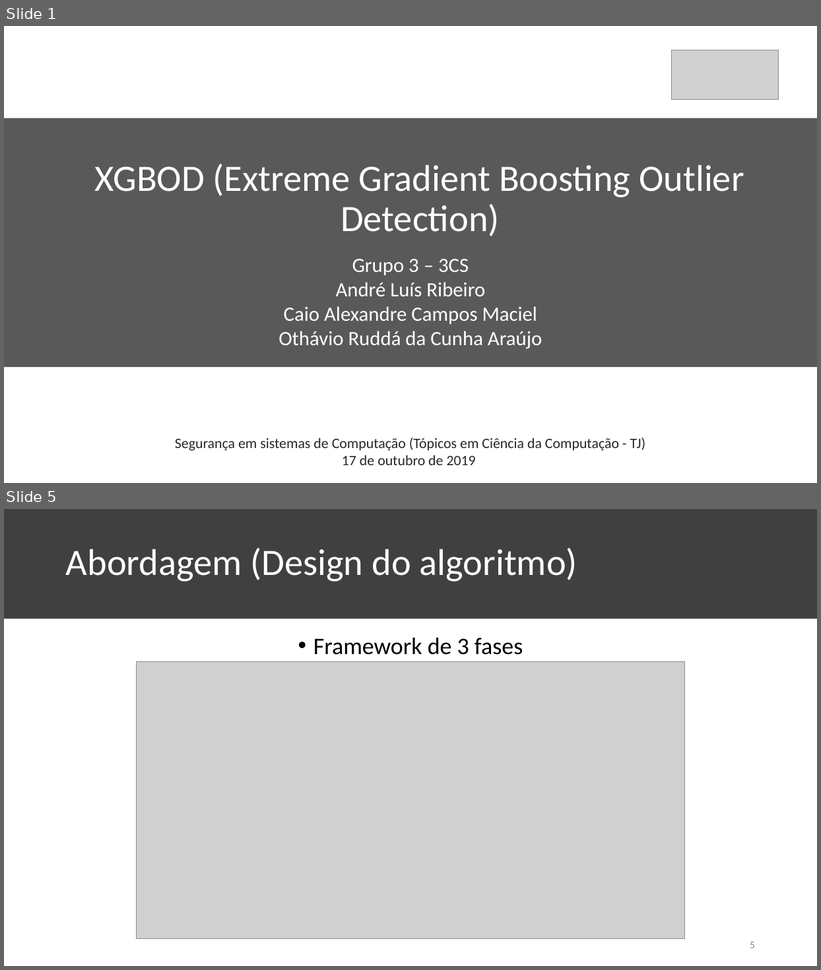
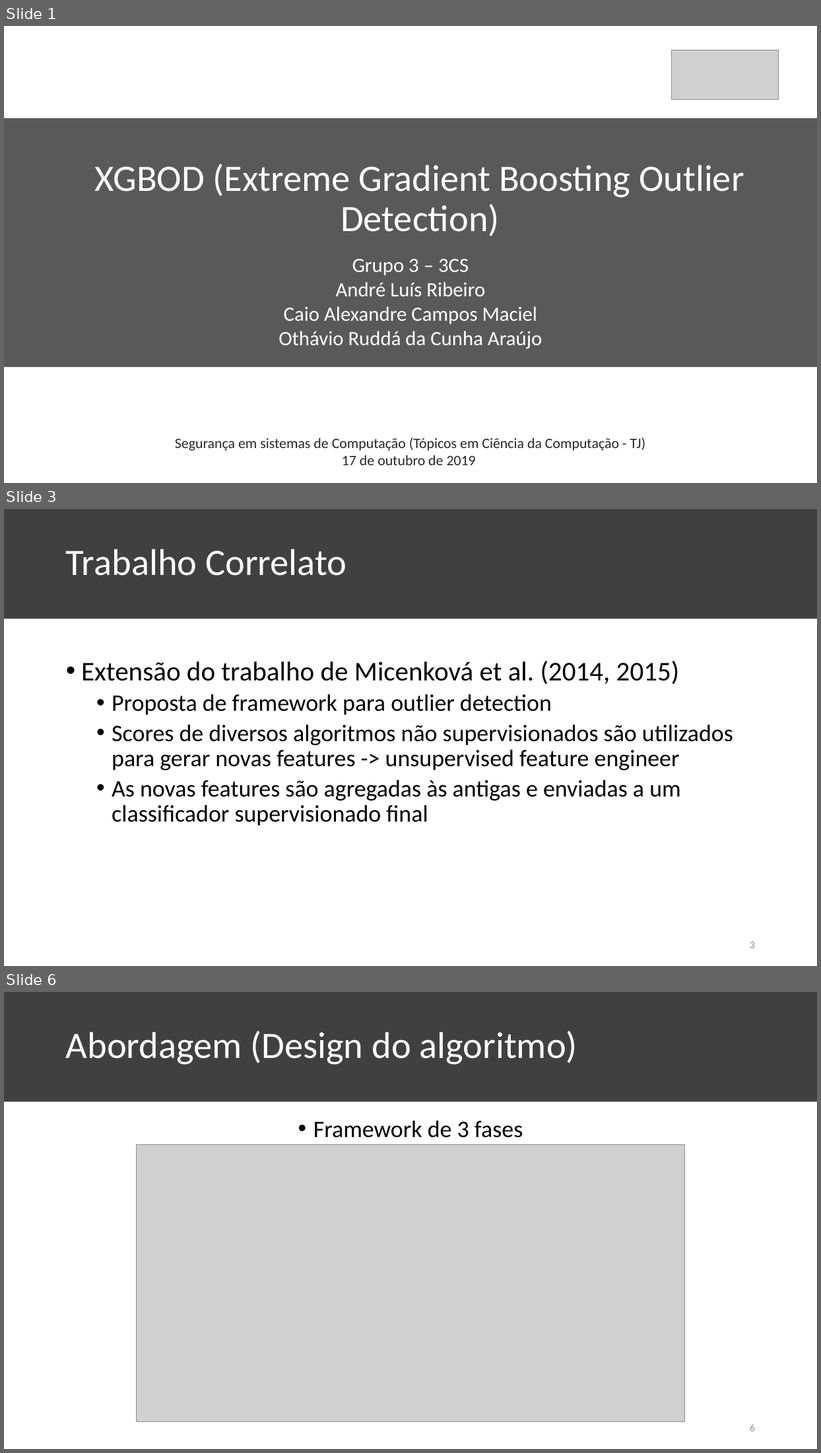
Before and after one commit to KaioAlex/DigitalSecurity, a slide deck: XGBOD-Seminar/XGBOD Seminar.pptx. Shown one above the other, each under a label of ours: slides 1 and 5 before the commit, slides 1, 3 and 6 after it; the slides between them are not shown. The pictures are 821x970 and 821x1453 pixels, drawn with LibreOffice and Linux fonts; fonts in the diff are those of the drawing; grey boxes stand for pictures. Boxes give left, top, right and bottom in pixels: in the first picture for what was removed or moved away, otherwise in the second. Text is boxed around its words. In the diff, an @@ line names an element or a change of style, - is before the commit and + after.

```diff
--- a/XGBOD-Seminar/XGBOD Seminar.pptx
+++ b/XGBOD-Seminar/XGBOD Seminar.pptx
@@ slide 3 added at <box>4,509,817,966</box>, background #FFFFFF; not listed: 1 template element that a slide beside it also shows @@
@@ title added at <box>66,549,347,576</box>, 44 pt, text #FFFFFF @@
+Trabalho Correlato
@@ text added at <box>81,661,733,826</box>, 28 pt, text #000000 @@
+• Extensão do trabalho de Micenková et al. (2014, 2015)
+  • Proposta de framework para outlier detection
+  • Scores de diversos algoritmos não supervisionados são utilizados para gerar novas features -> unsupervised feature engineer
+  • As novas features são agregadas às antigas e enviadas a um classificador supervisionado final
@@ page number added at <box>750,942,755,949</box>, 12 pt, text #8C8C8C @@
+3
@@ what was slide 5 is now slide 6 @@
@@ page number at <box>750,1424,755,1432</box>: text changed @@
-5
+6
```
Also in this commit, not shown: 2 slides changed, 18 other slides added, 3 slides removed, 1 other file.
